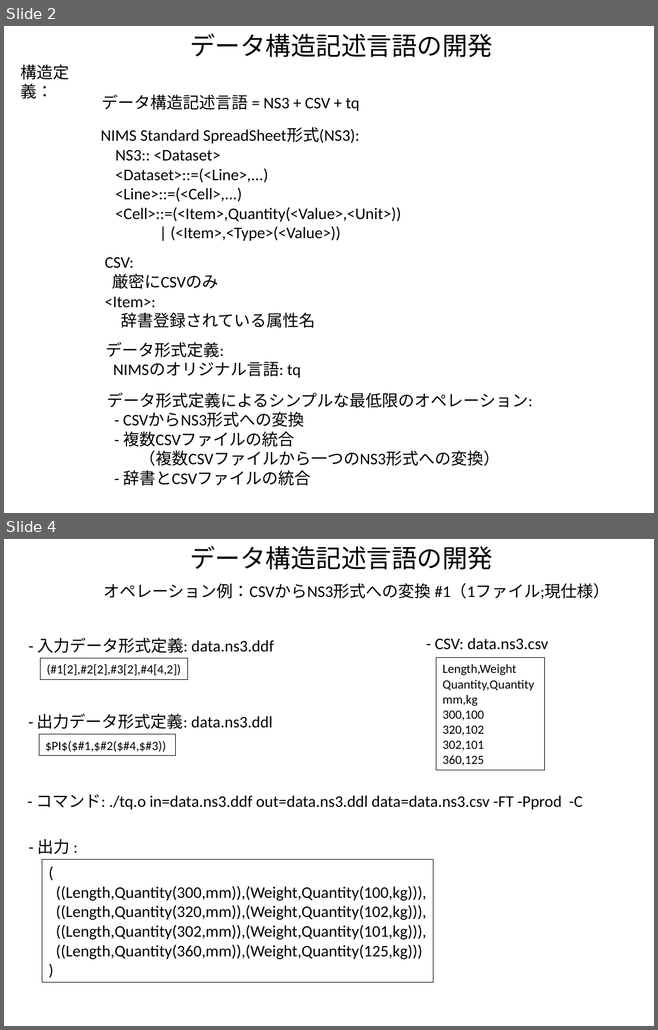
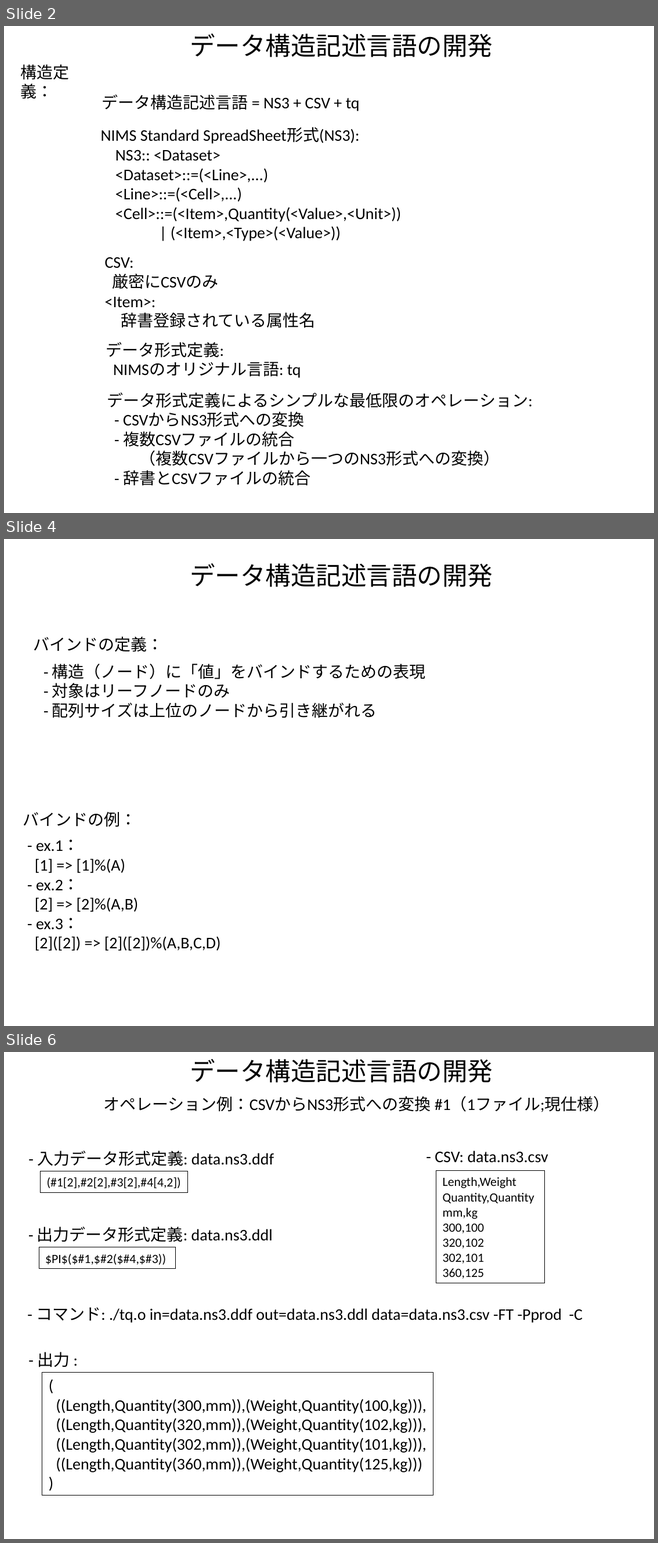
Before and after one commit to kouamano/RECURSIVE-SYSTEM, a slide deck: Document/tq_op_example.odp. Shown one above the other, each under a label of ours: slides 2 and 4 before the commit, slides 2, 4 and 6 after it; the slides between them are not shown. The pictures are 658x1030 and 658x1543 pixels, drawn with LibreOffice and Linux fonts; fonts in the diff are those of the drawing. Boxes give left, top, right and bottom in pixels: in the first picture for what was removed or moved away, otherwise in the second. Text is boxed around its words. In the diff, an @@ line names an element or a change of style, - is before the commit and + after.

```diff
--- a/Document/tq_op_example.odp
+++ b/Document/tq_op_example.odp
@@ slide 4 added at [4,539,654,1026], background #FFFFFF @@
@@ text added at [190,563,492,587], 28 pt, text #000000 @@
+データ構造記述言語の開発
@@ text added at [34,636,164,652], 18 pt, text #000000 @@
+バインドの定義：
@@ text added at [52,664,426,718], 18 pt, text #000000 @@
+- 構造（ノード）に「値」をバインドするための表現
+- 対象はリーフノードのみ
+- 配列サイズは上位のノードから引き継がれる
@@ text added at [23,812,136,827], 18 pt, text #000000 @@
+バインドの例：
@@ text added at [35,839,221,951], 18 pt, text #000000 @@
+- ex.1：
+[1] => [1]%(A)
+- ex.2：
+[2] => [2]%(A,B)
+- ex.3：
+[2]([2]) => [2]([2])%(A,B,C,D)
@@ what was slide 4 is now slide 6 @@
```
Also in this commit, not shown: 1 slide changed, 1 other slide added.
